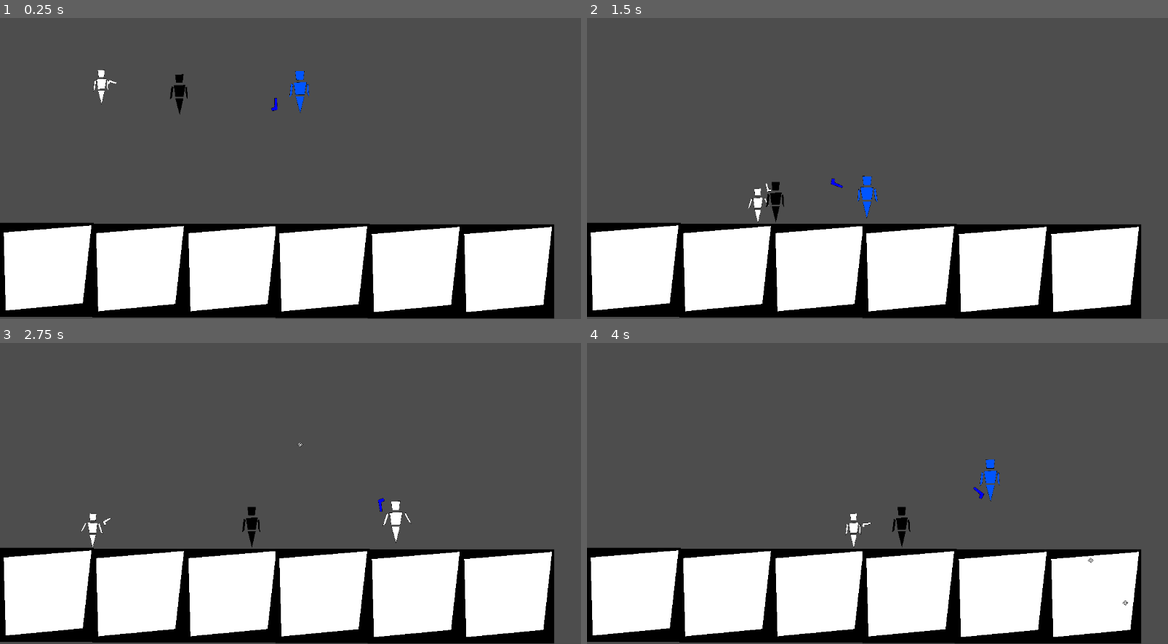
Above: before the commit, frames 1-4 (two rows, left to right).
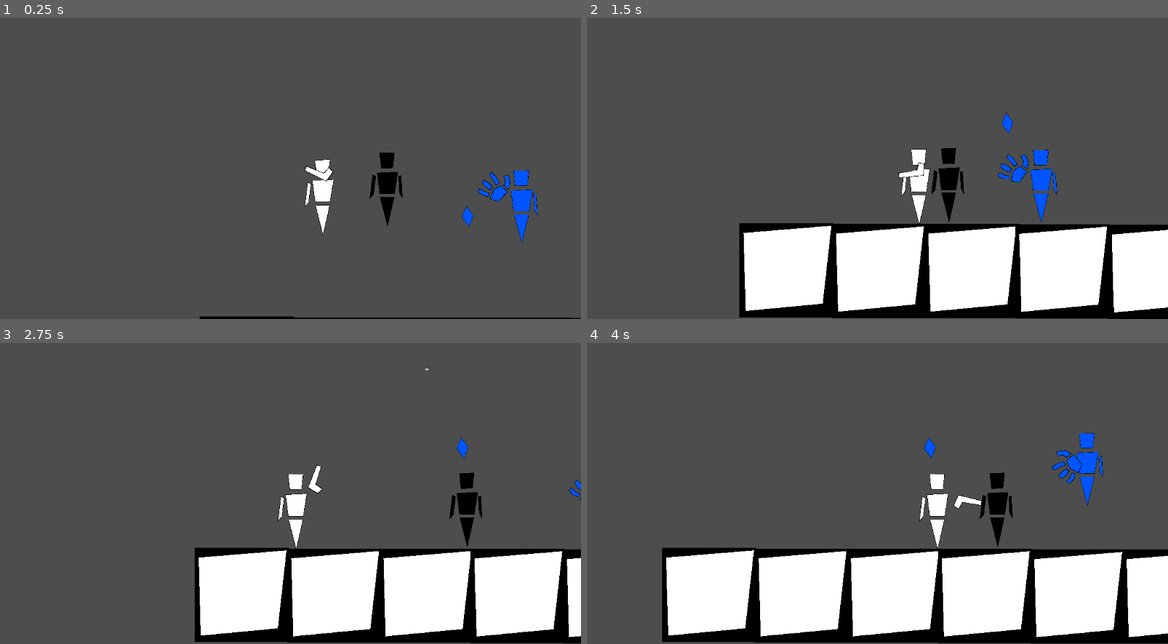
Above: after the commit, the same moments.

Repository: BrianTruong23/mirror_divide
Game: Godot game, scene res://game.tscn
The game is run twice, just before and just after one commit, with the same random seed, the same clock (stepped at 60 frames per second) and the same inputs.
Inputs (mouse positions are in pixels of both pictures, inside the frame that each line leads up to):
- Up to frame 1 (0.25 s): no input
- Up to frame 2 (1.5 s): tap Enter (ui_accept) at 0.5, 0.77 s; move the mouse to (1005, 138) at 0.52 s; hold Down (player_down_2) 0.53-1.28 s; hold D (player_right) from 0.53 s (still down); tap Left (player_left_2) at 0.8, 1.35 s; move the mouse to (761, 171) at 1.27 s
- Up to frame 3 (2.75 s): tap Enter (ui_accept) at 1.52 s; tap Right (player_right_2) at 1.55 s; move the mouse to (348, 409) at 2.02 s; release D (player_right) at 2.03 s; hold A (player_left) from 2.03 s (still down); hold Right (player_right_2) from 2.03 s (still down); click (348, 409) at 2.3 s
- Up to frame 4 (4 s): move the mouse to (848, 544) at 2.77 s; release A (player_left) at 2.78 s; release Right (player_right_2) at 2.78 s; hold D (player_right) from 2.78 s (still down); click (848, 544) at 2.85 s; tap Enter (ui_accept) at 3.02, 3.77 s; tap K (player_shoot_2) at 3.05, 3.6 s; move the mouse to (1051, 529) at 3.52 s; hold Up (player_up_2) from 3.53 s (still down)

The runs differ from the first frame. In frame 1, 32% of the frame differs, in the area x 0-100%, y 17-100%; in frame 2, 18%; in frame 3, 17%; in frame 4, 14%.

Commit message:
more functionality added and fixed animations

Diff:
--- a/mirror_divide_game/Bullet.gd
+++ b/mirror_divide_game/Bullet.gd
@@ -1,15 +1,7 @@
 extends Area2D
 
-@export var BULLET_LIFETIME = 3.0  # Bullet lifespan in seconds
+@export var speed: float = 500.0
+var bullet_direction = Vector2.ZERO
 
-var bullet_direction
-
-var speed = 800
-
-func _process(delta):
-	position -= bullet_direction * speed * delta
-
-	# Check if the bullet is off-screen.
-	var viewport_rect = get_viewport().get_visible_rect()
-	if not viewport_rect.has_point(global_position):
-		queue_free()
+func _process(delta: float) -> void:
+	position += bullet_direction * speed * delta  # Move in correct directiona
--- /dev/null
+++ b/mirror_divide_game/CameraController.gd
@@ -0,0 +1,45 @@
+extends Camera2D
+
+@export var player1: CharacterBody2D = null
+@export var player2: CharacterBody2D = null
+@export var zoom_normal: Vector2 = Vector2(1, 1)  # Normal zoom level
+@export var zoom_in: Vector2 = Vector2(1.5, 1.5)  # Zoom-in level
+@export var zoom_speed: float = 5.0  # Zoom transition speed
+
+var current_target: CharacterBody2D = null  # Start without a target
+
+func _ready() -> void:
+	# Wait until both players exist before setting the target
+	if player1 == null or player2 == null:
+		print("Error: Player1 or Player2 is not assigned to CameraController.")
+		return
+
+	# Start with Player 1 as the initial focus
+	current_target = player1
+	position = current_target.position  # Set camera position
+	zoom = zoom_normal  # Set default zoom level
+
+func _process(delta: float) -> void:
+	# Ensure players exist before accessing their properties
+	if player1 == null or player2 == null:
+		return  # Prevent errors if players are not assigned
+
+	# Detect Player 1 movement
+	if Input.is_action_pressed("player_left") or Input.is_action_pressed("player_right") or Input.is_action_pressed("player_up") or Input.is_action_pressed("player_down"):
+		switch_target(player1)
+
+	# Detect Player 2 movement
+	elif Input.is_action_pressed("player_left_2") or Input.is_action_pressed("player_right_2") or Input.is_action_pressed("player_up_2") or Input.is_action_pressed("player_down_2"):
+		switch_target(player2)
+
+	# Smoothly move the camera towards the current target
+	if current_target:
+		position = position.lerp(current_target.position, delta * 5)  # Smooth follow
+
+	# Smooth zoom transition
+	zoom = zoom.lerp(zoom_in if zoom != zoom_normal else zoom_normal, delta * zoom_speed)
+
+func switch_target(new_target: CharacterBody2D):
+	if current_target != new_target:
+		current_target = new_target
+		zoom = zoom_in  # Apply zoom-in effect
--- /dev/null
+++ b/mirror_divide_game/GrappleObject.tscn
@@ -0,0 +1,19 @@
+[gd_scene load_steps=4 format=3 uid="uid://3owvf6hs2mjy"]
+
+[ext_resource type="Script" path="res://grapple_object.gd" id="1_jiori"]
+[ext_resource type="Texture2D" uid="uid://c4co5123h5mm8" path="res://assetss/coin_blue.png" id="1_ue7e1"]
+
+[sub_resource type="RectangleShape2D" id="RectangleShape2D_76k7u"]
+size = Vector2(46, 76)
+
+[node name="GrappleObject" type="Area2D"]
+script = ExtResource("1_jiori")
+
+[node name="CollisionShape2D" type="CollisionShape2D" parent="."]
+position = Vector2(15, 29)
+shape = SubResource("RectangleShape2D_76k7u")
+
+[node name="Sprite2D" type="Sprite2D" parent="."]
+position = Vector2(18.5625, 31.3039)
+scale = Vector2(0.161299, 0.161299)
+texture = ExtResource("1_ue7e1")
--- a/mirror_divide_game/Player.gd
+++ b/mirror_divide_game/Player.gd
@@ -7,10 +7,10 @@
 const GRAVITY = 1000.0
 const BULLET_SPEED = 500.0
 
-@onready var sprite = $AnimatedSprite2D  # Get reference to AnimatedSprite2D
+@onready var sprite = $AnimatedSprite2D  # Reference to player sprite
 
 func _physics_process(delta: float) -> void:
-	# Apply gravity if not on the floor
+	# Apply gravity
 	if not is_on_floor():
 		velocity.y += GRAVITY * delta
 
@@ -32,7 +32,8 @@
 	# Handle animations
 	if direction.x != 0:  # If moving, play run animation
 		sprite.play("run")
-		sprite.flip_h = direction.x < 0  # Flip the sprite when moving left
+		# **REMOVE flipping effect to keep the player facing right**
+		# sprite.flip_h = direction.x < 0   <-- Remove or comment this out
 	else:
 		sprite.play("idle")  # Default to idle when not moving
 
@@ -42,16 +43,21 @@
 	if Input.is_action_just_pressed("player_shoot"):
 		player_shoot()
 
-
 func player_shoot():
 	if not bullet_scene:
 		print("Bullet scene is not assigned!")
 		return
 
+	# Get the gun node and Muzzle marker
+	var gun = $Gun  # Adjust if needed
+	var muzzle = gun.get_node("Muzzle")  # Ensure the Muzzle marker exists
+
+	# Create the bullet instance
 	var bullet = bullet_scene.instantiate()
-	bullet.position = position + Vector2(0, 12)  # Start at player's position
+	bullet.position = muzzle.global_position  # Spawn at the Muzzle
 
-	bullet.bullet_direction = (position - get_global_mouse_position()).normalized()
+	# **Fix bullet direction calculation**
+	bullet.bullet_direction = (get_global_mouse_position() - bullet.position).normalized()
 
-	# Add the bullet to the scene
+	# Add bullet to the scene
 	get_parent().add_child(bullet)
--- a/mirror_divide_game/Player.tscn
+++ b/mirror_divide_game/Player.tscn
@@ -1,14 +1,14 @@
 [gd_scene load_steps=6 format=3 uid="uid://c5clromjmgu7k"]
 
 [ext_resource type="Script" path="res://Player.gd" id="1_i21aj"]
-[ext_resource type="Texture2D" uid="uid://de4s82kps816n" path="res://assetss/player_default.png" id="2_0sxeb"]
-[ext_resource type="Texture2D" uid="uid://cmgmds1dbdnff" path="res://assetss/player_default_animation.png" id="3_fplqv"]
+[ext_resource type="Texture2D" uid="uid://bu2l707dqe5ed" path="res://assetss/player_default crop.png" id="2_yqg6k"]
+[ext_resource type="PackedScene" uid="uid://c04dathkllkwg" path="res://gun.tscn" id="3_mpc6w"]
 
 [sub_resource type="SpriteFrames" id="SpriteFrames_3gd0w"]
 animations = [{
 "frames": [{
 "duration": 1.0,
-"texture": ExtResource("2_0sxeb")
+"texture": ExtResource("2_yqg6k")
 }],
 "loop": true,
 "name": &"idle",
@@ -16,10 +16,7 @@
 }, {
 "frames": [{
 "duration": 1.0,
-"texture": ExtResource("3_fplqv")
-}, {
-"duration": 1.0,
-"texture": ExtResource("2_0sxeb")
+"texture": ExtResource("2_yqg6k")
 }],
 "loop": true,
 "name": &"run",
@@ -27,7 +24,7 @@
 }]
 
 [sub_resource type="RectangleShape2D" id="RectangleShape2D_eerp1"]
-size = Vector2(32, 70.25)
+size = Vector2(27, 69)
 
 [node name="Player" type="CharacterBody2D"]
 script = ExtResource("1_i21aj")
@@ -36,8 +33,16 @@
 position = Vector2(22.1875, 24.8125)
 scale = Vector2(0.0700195, 0.0700195)
 sprite_frames = SubResource("SpriteFrames_3gd0w")
-animation = &"idle"
+animation = &"run"
 
 [node name="CollisionShape2D" type="CollisionShape2D" parent="."]
-position = Vector2(21, 26.875)
+position = Vector2(25.5, 27.5)
+scale = Vector2(1.02569, 0.951982)
 shape = SubResource("RectangleShape2D_eerp1")
+
+[node name="Gun" parent="." instance=ExtResource("3_mpc6w")]
+position = Vector2(35, 14)
+scale = Vector2(1.39714, 1.39714)
+
+[node name="Muzzle" type="Marker2D" parent="Gun"]
+position = Vector2(21, -2)
--- a/mirror_divide_game/Player_2.gd
+++ b/mirror_divide_game/Player_2.gd
@@ -1,13 +1,20 @@
 extends CharacterBody2D
-
-@export var bullet_scene := preload("res://Bullet.tscn")  # Path to bullet scene
 
 const SPEED = 300.0
 const JUMP_VELOCITY = -400.0
 const GRAVITY = 1000.0
-const BULLET_SPEED = 500.0
 
-@onready var sprite = $AnimatedSprite2D  # Get reference to AnimatedSprite2D
+@onready var sprite = $AnimatedSprite2D  # Reference to sprite
+@onready var grab_area: Area2D = null  # Reference to grab hitbox (Area2D)
+
+var grabbed_object: Node = null  # Store grabbed object reference
+
+func _ready() -> void:
+	# Ensure GrabArea exists before using it
+	if has_node("GrabArea"):
+		grab_area = $GrabArea
+	else:
+		print("Error: GrabArea node is missing from Player 2!")
 
 func _physics_process(delta: float) -> void:
 	# Apply gravity if not on the floor
@@ -29,29 +36,44 @@
 	# Apply movement speed
 	velocity.x = direction.x * SPEED
 
-	# Handle animations
-	if direction.x != 0:  # If moving, play run animation
-		sprite.play("run")
-		sprite.flip_h = direction.x < 0  # Flip the sprite when moving left
+	# Handle animations (play "grab" while holding right-click)
+	if Input.is_action_pressed("player_grab_2"):
+		sprite.play("grab")  # Switch to grab animation
 	else:
-		sprite.play("idle")  # Default to idle when not moving
+		if direction.x != 0:
+			sprite.play("run")
+		else:
+			sprite.play("idle")  # Default idle animation
+
+	# Handle grabbing objects
+	if Input.is_action_just_pressed("player_grab_2"):
+		attempt_grab()
+
+	if Input.is_action_just_released("player_grab_2"):
+		release_grab()
 
 	move_and_slide()
 
-	# Handle shooting
-	if Input.is_action_just_pressed("player_shoot_2"):
-		player_shoot()
-
-
-func player_shoot():
-	if not bullet_scene:
-		print("Bullet scene is not assigned!")
+func attempt_grab():
+	if grab_area == null:
+		print("Error: GrabArea is not assigned!")
 		return
 
-	var bullet = bullet_scene.instantiate()
-	bullet.position = position + Vector2(0, 12)  # Start at player's position
+	# Detect objects inside the grab area
+	for body in grab_area.get_overlapping_bodies():
+		if body.has_method("grabbed"):  # Check if the object can be grabbed
+			grabbed_object = body
+			body.grabbed(self)  # Call object's grabbed function
+			body.reparent(self)  # Attach the object to Player 2
+			body.position = Vector2(10, -10)  # Adjust position near player
+			print("Grabbed:", body.name)
+			break  # Stop after grabbing the first valid object
 
-	bullet.bullet_direction = (position - get_global_mouse_position()).normalized()
+func release_grab():
+	if grabbed_object:
+		grabbed_object.reparent(get_parent())  # Detach from the player
+		grabbed_object.released()  # Call release function on the object
+		grabbed_object = null  # Clear grabbed reference
 
-	# Add the bullet to the scene
-	get_parent().add_child(bullet)
+	# Revert animation to idle
+	sprite.play("idle")
--- a/mirror_divide_game/Player_2.tscn
+++ b/mirror_divide_game/Player_2.tscn
@@ -1,13 +1,14 @@
-[gd_scene load_steps=5 format=3 uid="uid://e3xjoir8f4lx"]
+[gd_scene load_steps=7 format=3 uid="uid://e3xjoir8f4lx"]
 
-[ext_resource type="Texture2D" uid="uid://dvob17mb25i3h" path="res://assetss/player_blue.png" id="1_k2803"]
-[ext_resource type="Texture2D" uid="uid://cmgmds1dbdnff" path="res://assetss/player_default_animation.png" id="2_pj722"]
+[ext_resource type="Texture2D" uid="uid://bt2g2lca4uuxu" path="res://assetss/player_blue crop.png" id="1_q7t3c"]
+[ext_resource type="PackedScene" uid="uid://dvmkr6u6s18m" path="res://gun_2.tscn" id="2_yf6tk"]
+[ext_resource type="Script" path="res://gun_2.gd" id="3_5a28l"]
 
 [sub_resource type="SpriteFrames" id="SpriteFrames_b3qne"]
 animations = [{
 "frames": [{
 "duration": 1.0,
-"texture": ExtResource("1_k2803")
+"texture": ExtResource("1_q7t3c")
 }],
 "loop": true,
 "name": &"idle",
@@ -15,10 +16,7 @@
 }, {
 "frames": [{
 "duration": 1.0,
-"texture": ExtResource("1_k2803")
-}, {
-"duration": 1.0,
-"texture": ExtResource("2_pj722")
+"texture": ExtResource("1_q7t3c")
 }],
 "loop": true,
 "name": &"run",
@@ -26,7 +24,10 @@
 }]
 
 [sub_resource type="RectangleShape2D" id="RectangleShape2D_6wyya"]
-size = Vector2(56, 101)
+size = Vector2(30.6231, 78.2823)
+
+[sub_resource type="RectangleShape2D" id="RectangleShape2D_ijrfe"]
+size = Vector2(42.6882, 15.6836)
 
 [node name="CharacterBody2D" type="CharacterBody2D"]
 
@@ -37,5 +38,19 @@
 animation = &"run"
 
 [node name="CollisionShape2D" type="CollisionShape2D" parent="."]
-position = Vector2(73, 62.5)
+position = Vector2(68.4126, 58.3719)
+scale = Vector2(1.01801, -1.14018)
 shape = SubResource("RectangleShape2D_6wyya")
+
+[node name="Area2D" parent="." instance=ExtResource("2_yf6tk")]
+position = Vector2(52, 43)
+scale = Vector2(3.04, 3.04)
+script = ExtResource("3_5a28l")
+
+[node name="GrabArea" type="Area2D" parent="."]
+
+[node name="CollisionShape2D" type="CollisionShape2D" parent="GrabArea"]
+position = Vector2(38.7122, 40.1769)
+rotation = 3.14159
+scale = Vector2(0.642434, -1.93538)
+shape = SubResource("RectangleShape2D_ijrfe")
--- a/mirror_divide_game/game.tscn
+++ b/mirror_divide_game/game.tscn
@@ -1,26 +1,26 @@
-[gd_scene load_steps=10 format=3 uid="uid://dilgrgn4xrt2m"]
+[gd_scene load_steps=9 format=3 uid="uid://dilgrgn4xrt2m"]
 
 [ext_resource type="PackedScene" uid="uid://e3xjoir8f4lx" path="res://Player_2.tscn" id="1_qlj28"]
 [ext_resource type="Script" path="res://Player_2.gd" id="2_eap3b"]
-[ext_resource type="PackedScene" uid="uid://c04dathkllkwg" path="res://gun.tscn" id="2_fe3mn"]
-[ext_resource type="PackedScene" uid="uid://dvmkr6u6s18m" path="res://gun_2.tscn" id="3_5en7w"]
 [ext_resource type="PackedScene" uid="uid://c5clromjmgu7k" path="res://Player.tscn" id="3_d0l3y"]
-[ext_resource type="Script" path="res://gun_2.gd" id="4_tbff7"]
+[ext_resource type="PackedScene" uid="uid://3owvf6hs2mjy" path="res://GrappleObject.tscn" id="4_b0c1g"]
 [ext_resource type="PackedScene" uid="uid://cr0fd3esxoj37" path="res://Enemy.tscn" id="4_x7f01"]
 [ext_resource type="Texture2D" uid="uid://b1s0mvek3nqnp" path="res://assetss/platform_black.png" id="5_q3onh"]
+[ext_resource type="Script" path="res://CameraController.gd" id="6_2p6b3"]
 
 [sub_resource type="WorldBoundaryShape2D" id="WorldBoundaryShape2D_0s0eq"]
 distance = -323.0
 
 [node name="Game" type="Node2D"]
 
+[node name="GrappleObject" parent="." instance=ExtResource("4_b0c1g")]
+position = Vector2(523, 242)
+scale = Vector2(0.561111, 0.561111)
+
 [node name="Player_2" parent="." instance=ExtResource("1_qlj28")]
 position = Vector2(524, 102)
+scale = Vector2(1.72249, 1.72249)
 script = ExtResource("2_eap3b")
-
-[node name="Area2D" parent="Player_2" instance=ExtResource("3_5en7w")]
-position = Vector2(33, 58)
-script = ExtResource("4_tbff7")
 
 [node name="StaticBody2D" type="StaticBody2D" parent="."]
 
@@ -30,12 +30,11 @@
 
 [node name="Player" parent="." instance=ExtResource("3_d0l3y")]
 position = Vector2(179, 126)
-
-[node name="Area2D" parent="Player" instance=ExtResource("2_fe3mn")]
-position = Vector2(35, 6)
+scale = Vector2(2.20357, 2.20357)
 
 [node name="Enemy" parent="." instance=ExtResource("4_x7f01")]
 position = Vector2(363, 166)
+scale = Vector2(1.83759, 1.83759)
 
 [node name="PlatformBlack" type="Sprite2D" parent="."]
 position = Vector2(92.625, 550.625)
@@ -66,3 +65,8 @@
 position = Vector2(1005.75, 553.75)
 scale = Vector2(0.145898, 0.145898)
 texture = ExtResource("5_q3onh")
+
+[node name="Camera2D" type="Camera2D" parent="." node_paths=PackedStringArray("player1", "player2")]
+script = ExtResource("6_2p6b3")
+player1 = NodePath("../Player")
+player2 = NodePath("../Player_2")
--- /dev/null
+++ b/mirror_divide_game/grapple_object.gd
@@ -0,0 +1,35 @@
+extends Area2D
+
+var is_grabbed: bool = false
+var pull_speed: float = 600.0  # Speed at which object moves toward the player
+var grabber: Node = null  # Stores reference to the player that grabbed it
+var grapple_hook: Node = null  # Stores the hook (Gun_2) that pulled it
+
+func grabbed(player, hook):
+	if is_grabbed:
+		return
+
+	is_grabbed = true
+	grabber = player  # Store reference to the player
+	grapple_hook = hook  # Store reference to the hook
+	set_process(true)  # Enable movement towards player
+
+	print("Object grabbed, following hook:", grapple_hook.name)
+
+func released():
+	is_grabbed = false
+	grabber = null
+	grapple_hook = null
+	set_process(false)  # Stop movement
+	print("Object released, stopping movement.")
+
+func _process(delta: float):
+	if is_grabbed and grapple_hook:
+		# Move toward the grappling hook (Gun_2)
+		var move_direction = (grapple_hook.global_position - global_position).normalized()
+		global_position += move_direction * pull_speed * delta
+
+		# Stop moving if close enough to hook
+		if global_position.distance_to(grapple_hook.global_position) < 10:
+			is_grabbed = false
+			print("Object reached hook, stopping movement.")
--- a/mirror_divide_game/gun.gd
+++ b/mirror_divide_game/gun.gd
@@ -1,8 +1,12 @@
 extends Area2D
 
+@export var offset_x: float = 40.0  # Distance from player's center
 
-# Called when the node enters the scene tree for the first time.
+func _process(delta: float) -> void:
+	var mouse_pos = get_global_mouse_position()
 
-# Called every frame. 'delta' is the elapsed time since the previous frame.
-func _process(delta: float) -> void:
-	look_at(get_global_mouse_position())
+	# Adjust gun position relative to the player
+	position.x = offset_x  # Always stay on the right side
+
+	# Ensure gun always tracks the cursor properly
+	rotation = (mouse_pos - global_position).angle()
--- a/mirror_divide_game/gun.tscn
+++ b/mirror_divide_game/gun.tscn
@@ -10,10 +10,10 @@
 script = ExtResource("1_w5r78")
 
 [node name="Sprite2D" type="Sprite2D" parent="."]
-position = Vector2(14, 10)
+position = Vector2(13.5945, 1.08972)
 scale = Vector2(0.0759472, 0.054392)
 texture = ExtResource("1_y3f08")
 
 [node name="CollisionShape2D" type="CollisionShape2D" parent="."]
-position = Vector2(12.0469, 9.5)
+position = Vector2(11.6414, 0.589716)
 shape = SubResource("RectangleShape2D_hsemv")
--- a/mirror_divide_game/gun_2.gd
+++ b/mirror_divide_game/gun_2.gd
@@ -1,8 +1,104 @@
 extends Area2D
 
+@export var offset_x: float = 50.0  # Adjust distance from player's center
+@export var grapple_speed: float = 600.0  # Speed at which the grapple extends
+@export var retract_speed: float = 500.0  # Speed at which the object is pulled in
+@export var max_distance: float = 500.0  # Maximum grappling distance
 
-# Called when the node enters the scene tree for the first time.
+@onready var sprite: AnimatedSprite2D = $AnimatedSprite2D  # Reference to gun sprite
+@onready var raycast: RayCast2D = $RayCast2D  # Raycast to detect grabbable objects
+@onready var grapple_line: Node2D = $GrappleLine  # The expanding visual line for the grapple
 
-# Called every frame. 'delta' is the elapsed time since the previous frame.
+var is_grappling: bool = false  # Tracks whether grapple is extending
+var hit_object: Node = null  # Stores the object hit by the grapple
+var grapple_direction: Vector2  # Direction the grapple extends
+
+func _ready() -> void:
+	# Ensure `grapple_line` and `raycast` exist before using them
+	if has_node("GrappleLine"):
+		grapple_line = $GrappleLine
+	else:
+		print("Error: GrappleLine node is missing from Gun_2!")
+
+	if has_node("RayCast2D"):
+		raycast = $RayCast2D
+	else:
+		print("Error: RayCast2D node is missing from Gun_2!")
+
 func _process(delta: float) -> void:
-	look_at(get_global_mouse_position())
+	var mouse_pos = get_global_mouse_position()
+
+	# Keep Gun 2 positioned on Player 2's left side
+	position.x = offset_x
+
+	# Invert rotation to fix flipped aiming
+	rotation = (mouse_pos - global_position).angle() + PI  # Add PI to correct inversion
+
+	# If right-click is held, start extending the grapple
+	if Input.is_action_just_pressed("player_grab_2") and not is_grappling:
+		start_grapple(mouse_pos, delta)
+
+	# If right-click is released, retract
+	if Input.is_action_just_released("player_grab_2"):
+		reset_grapple()
+
+	# If grappling, extend it
+	if is_grappling:
+		extend_grapple(delta)
+
+	# If a hit object exists, pull it toward the player
+	if hit_object:
+		pull_object(delta)
+
+func start_grapple(target_pos: Vector2, delta: float):
+	is_grappling = true
+	grapple_direction = (target_pos - global_position).normalized()
+	sprite.play("grab")  # Play grab animation
+	grapple_line.scale.y = 1  # Reset grapple length
+
+	extend_grapple(delta)  # Ensure delta is used when extending
+
+func extend_grapple(delta: float):
+	if not is_grappling or grapple_line == null or raycast == null:
+		return
+
+	# Extend the grappling line
+	grapple_line.scale.y += grapple_speed * delta / 100.0
+
+	# Move the RayCast2D forward to detect objects
+	if raycast != null:
+		raycast.target_position = grapple_direction * grapple_line.scale.y * 100
+
+		# Check if RayCast2D collides with something grabbable
+		if raycast.is_colliding():
+			var collider = raycast.get_collider()
+			print("RayCast hit:", collider.name)  # Debugging message
+
+			if collider != null and collider.has_method("grabbed"):
+				hit_object = collider
+				hit_object.grabbed(self.get_parent(), self)  # Pass both player and grappling hook reference
+				is_grappling = false  # Stop extending
+				print("Hit object and grabbed:", collider.name)
+
+func pull_object(delta: float):
+	if not hit_object:
+		return
+
+	# Move the object TOWARD the player
+	var move_direction = (global_position - hit_object.global_position).normalized()
+	hit_object.global_position -= move_direction * retract_speed * delta  # Reversed movement
+
+	# If object reaches player, release grapple
+	if hit_object.global_position.distance_to(global_position) < 10:
+		reset_grapple()
+
+func reset_grapple():
+	is_grappling = false
+	hit_object = null
+	grapple_line.scale.y = 1  # Reset grapple size
+
+	# Ensure `raycast` exists before modifying `target_position`
+	if raycast != null:
+		raycast.target_position = Vector2.ZERO  # Reset RayCast2D
+
+	sprite.play("default")  # Switch back to idle animation
--- a/mirror_divide_game/gun_2.tscn
+++ b/mirror_divide_game/gun_2.tscn
@@ -1,17 +1,59 @@
-[gd_scene load_steps=3 format=3 uid="uid://dvmkr6u6s18m"]
+[gd_scene load_steps=6 format=3 uid="uid://dvmkr6u6s18m"]
 
 [ext_resource type="Texture2D" uid="uid://cfc00trfqqiu2" path="res://assetss/gun_blue_2.png" id="1_eypdc"]
+[ext_resource type="Texture2D" uid="uid://gh2g1ctcj6as" path="res://assetss/hand_grabbed.png" id="2_4ogrc"]
+[ext_resource type="Texture2D" uid="uid://cgdtbb5umld1o" path="res://assetss/hand_released.png" id="3_gqru1"]
+
+[sub_resource type="SpriteFrames" id="SpriteFrames_spgc4"]
+animations = [{
+"frames": [{
+"duration": 1.0,
+"texture": ExtResource("3_gqru1")
+}],
+"loop": true,
+"name": &"default",
+"speed": 5.0
+}, {
+"frames": [{
+"duration": 1.0,
+"texture": ExtResource("2_4ogrc")
+}],
+"loop": true,
+"name": &"grab",
+"speed": 5.0
+}]
 
 [sub_resource type="RectangleShape2D" id="RectangleShape2D_2rh0e"]
-size = Vector2(60.1094, 37.9688)
+size = Vector2(13.6885, 6.9122)
 
 [node name="Area2D" type="Area2D"]
 
-[node name="Sprite2D" type="Sprite2D" parent="."]
-position = Vector2(27.3125, 19.125)
-scale = Vector2(0.16105, 0.110704)
+[node name="RayCast2D" type="RayCast2D" parent="."]
+position = Vector2(-9, -1)
+target_position = Vector2(0, 100)
+
+[node name="Sprite2D2" type="Sprite2D" parent="."]
+visible = false
+position = Vector2(-5.88642, 1.27384)
+scale = Vector2(0.0759472, 0.054392)
 texture = ExtResource("1_eypdc")
 
+[node name="AnimatedSprite2D" type="AnimatedSprite2D" parent="Sprite2D2"]
+position = Vector2(-4, -1)
+scale = Vector2(0.0298823, 0.0298823)
+sprite_frames = SubResource("SpriteFrames_spgc4")
+
+[node name="AnimatedSprite2D" type="AnimatedSprite2D" parent="."]
+position = Vector2(-4, -1)
+scale = Vector2(0.0298823, 0.0298823)
+sprite_frames = SubResource("SpriteFrames_spgc4")
+
 [node name="CollisionShape2D" type="CollisionShape2D" parent="."]
-position = Vector2(29, 19)
+position = Vector2(-4.44321, -0.863082)
+scale = Vector2(0.665782, 1.48633)
 shape = SubResource("RectangleShape2D_2rh0e")
+
+[node name="GrappleLine" type="Node2D" parent="."]
+
+[node name="Polygon2D" type="Polygon2D" parent="GrappleLine"]
+color = Color(0, 0.333333, 1, 1)
--- a/mirror_divide_game/project.godot
+++ b/mirror_divide_game/project.godot
@@ -67,6 +67,11 @@
 "events": [Object(InputEventKey,"resource_local_to_scene":false,"resource_name":"","device":-1,"window_id":0,"alt_press …(192 unchanged characters)…
 ]
 }
+player_grab_2={
+"deadzone": 0.5,
+"events": [Object(InputEventMouseButton,"resource_local_to_scene":false,"resource_name":"","device":-1,"window_id":0,"alt_pressed":false,"shift_pressed":false,"ctrl_pressed":false,"meta_pressed":false,"button_mask":0,"position":Vector2(0, 0),"global_position":Vector2(0, 0),"factor":1.0,"button_index":2,"canceled":false,"pressed":false,"double_click":false,"script":null)
+]
+}
 
 [rendering]
 
Binary file changed: mirror_divide_game/assetss/hand_grabbed.png
Binary file changed: mirror_divide_game/assetss/hand_released.png
Binary file added: mirror_divide_game/assetss/player_blue crop.png
Not shown, added: mirror_divide_game/assetss/player_blue crop.png.import
Not shown, added: mirror_divide_game/assetss/player_default copy.png.import
Binary file added: mirror_divide_game/assetss/player_default crop.png
Not shown, added: mirror_divide_game/assetss/player_default crop.png.import
